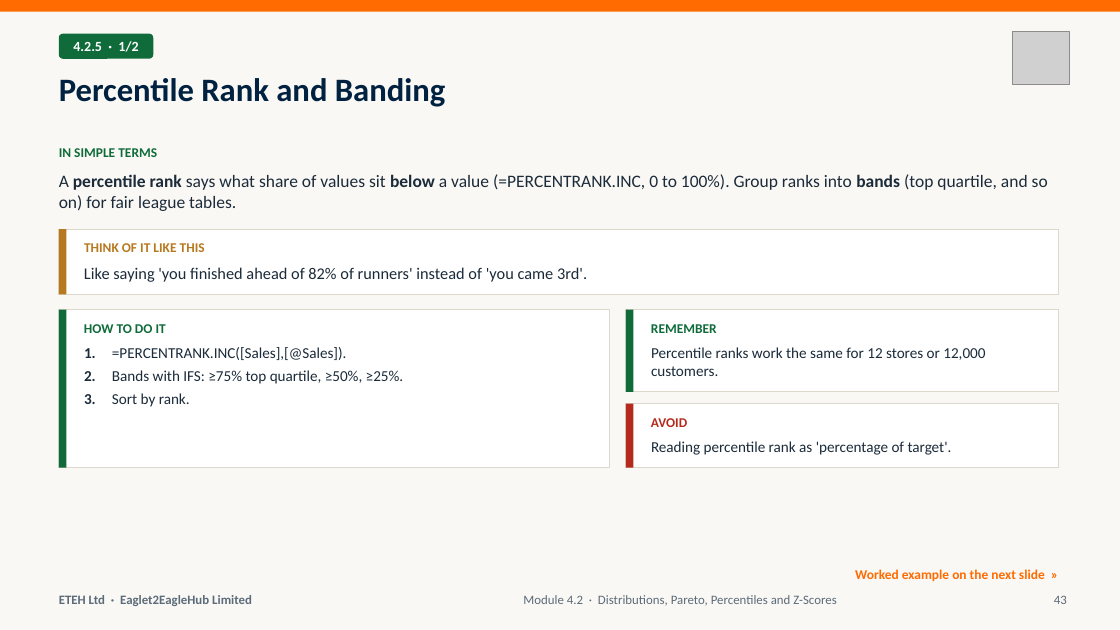
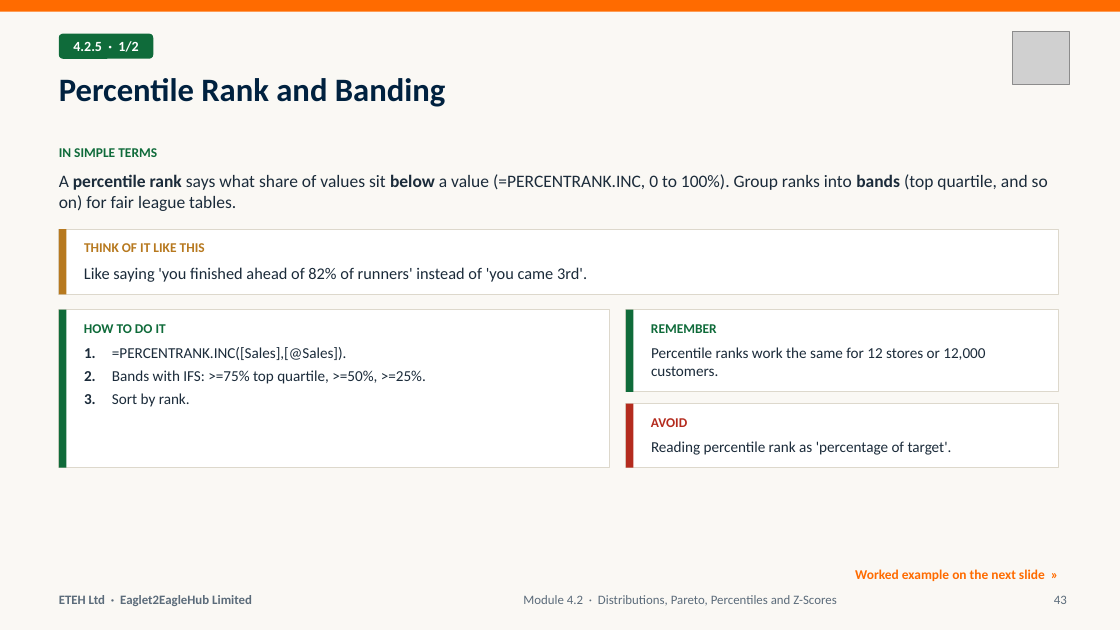
Before and after one commit to MaxiKen/ETEH, a slide deck: slide 43 of ETEH_Bootcamp_Pack/ETEH_Vol4_Week4_Stats_Forecast_AI_Slides.pptx. Drawn at 1120x630 pixels with LibreOffice and Linux fonts; fonts in the diff are those of the drawing; grey boxes stand for pictures. Boxes give left, top, right and bottom in pixels: in the first picture for what was removed or moved away, otherwise in the second. Text is boxed around its words. In the diff, an @@ line names an element or a change of style, - is before the commit and + after.

```diff
--- a/ETEH_Bootcamp_Pack/ETEH_Vol4_Week4_Stats_Forecast_AI_Slides.pptx
+++ b/ETEH_Bootcamp_Pack/ETEH_Vol4_Week4_Stats_Forecast_AI_Slides.pptx
@@ text at bbox=[84, 370, 426, 384]: text changed @@
-2. Bands with IFS: ≥75% top quartile, ≥50%, ≥25%.
+2. Bands with IFS: >=75% top quartile, >=50%, >=25%.
```
Also in this commit, not shown: 8 other slides changed, 12 other files.
